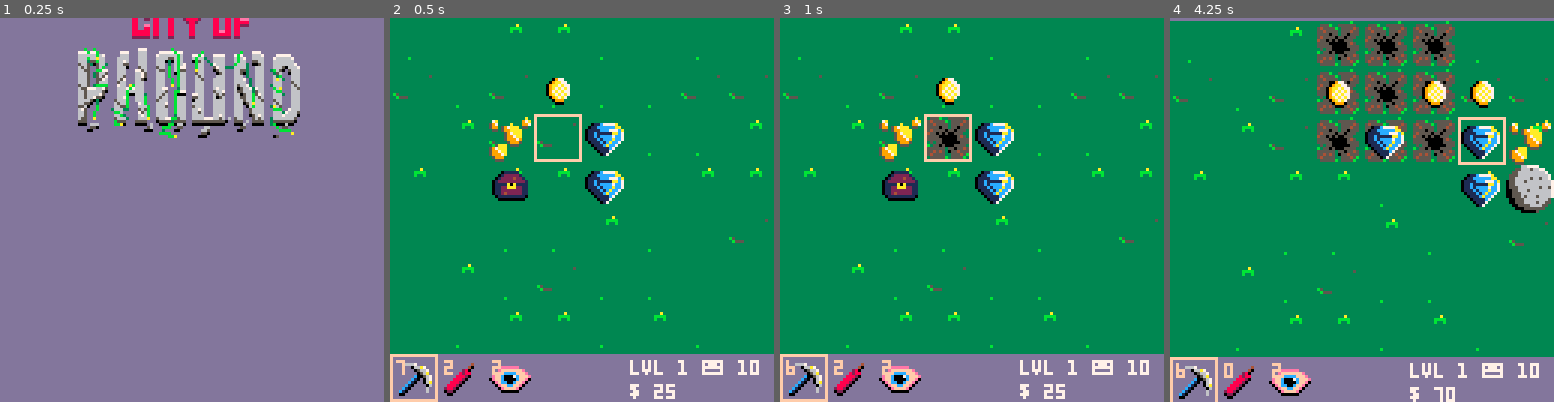
Above: before the commit, frames 1-4 (left to right).
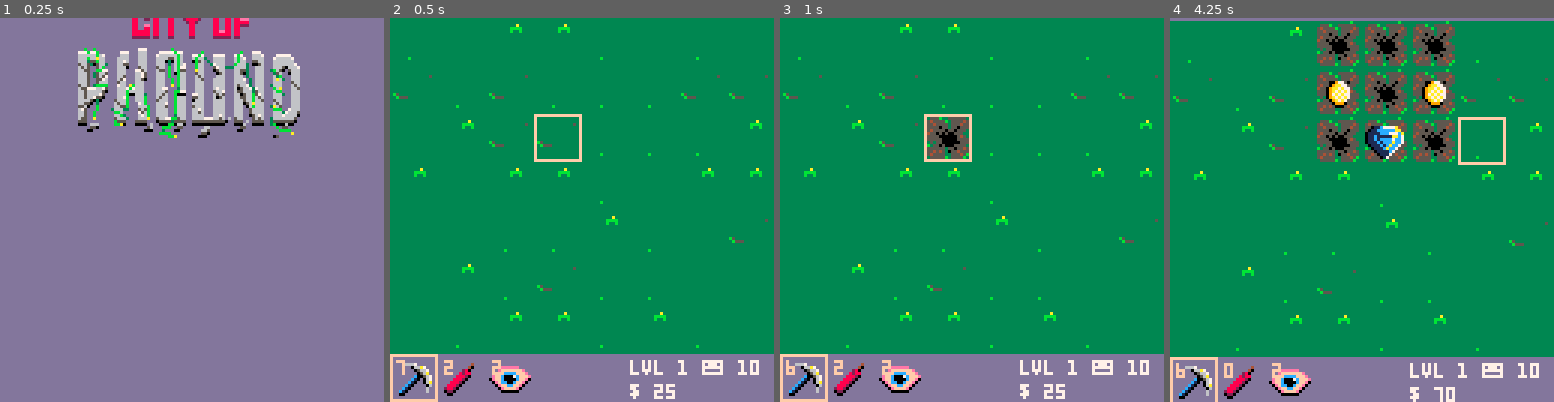
Above: after the commit, the same moments.

Repository: seanpackham/lost-and-found
Game: PICO-8 cartridge main.p8
The game is run twice, just before and just after one commit, with the same random seed, the same clock (stepped at 60 frames per second) and the same inputs.
Inputs:
- Up to frame 1 (0.25 s): no input
- Up to frame 2 (0.5 s): tap X (X key) at 0.33 s
- Up to frame 3 (1 s): tap O (Z key) at 0.7 s
- Up to frame 4 (4.25 s): tap X (X key) at 1.07, 1.85, 2.97, 4.08 s; hold Right 1.6-2.1 s; tap O (Z key) every 0.4 s from 1.7 to 4.1 s; hold Up 2.15-2.42 s; hold Right 2.47-3.03 s; hold Left 3.08-3.58 s; hold Down 3.63-3.97 s; hold Right from 4.02 s (still down)

Frame 1 is identical in both runs. In frame 2, 2.8% of the frame differs, in the area x 25-61%, y 15-49%; in frame 3, 2.8%; in frame 4, 3.4%, in the area x 75-100%, y 16-51%.

Commit message:
Instructions

Diff:
--- a/main.p8
+++ b/main.p8
@@ -22,7 +22,8 @@
 		sspr(52, 64, 76, 32, 24, title.y + 30)
 
 		if title.y == 28 then
-			print("z or x to start", 34, 105 + sin(title.bob) * 2, 15)
+			print("find the skull on lvl 5", 17, 100, 15)
+			print("z or x to start", 34, 115 + sin(title.bob) * 2, 15)
 		end
 	end
 }
@@ -369,7 +370,7 @@
 	palt(13, true)
 
 	-- globals
-	debug = true
+	debug = false
 	shake = 0
 	entities = {}
 	grasses = {}
